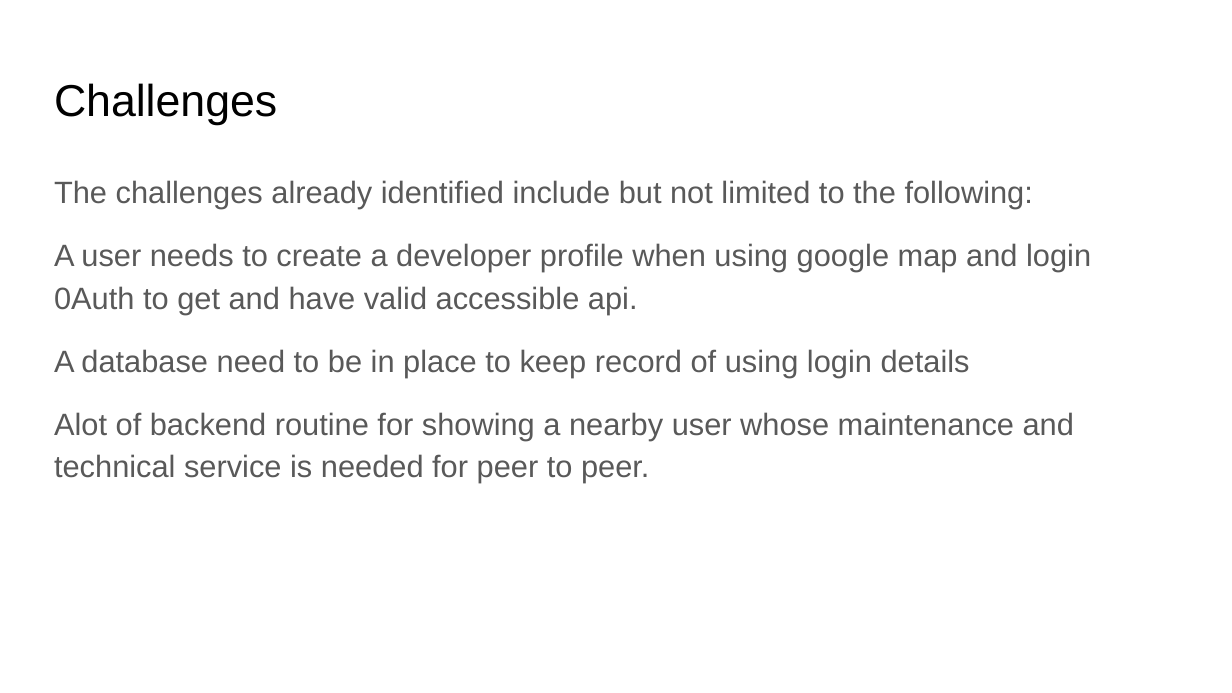
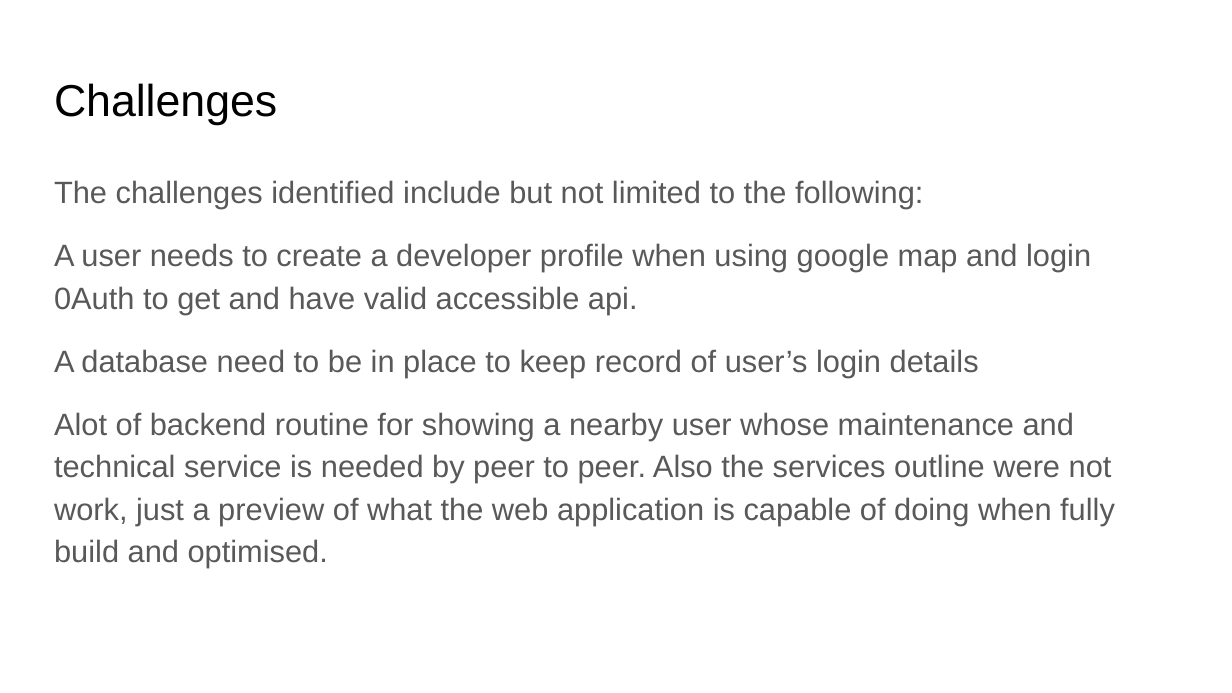
Before and after one commit to lanre2nite/aa-automobile_workshop, a slide deck: slide 6 of Presentation-Slide.pptx (slide 5 before the commit). Drawn at 1232x693 pixels with LibreOffice and Linux fonts; fonts in the diff are those of the drawing. Boxes give left, top, right and bottom in pixels: in the first picture for what was removed or moved away, otherwise in the second. Text is boxed around its words. In the diff, an @@ line names an element or a change of style, - is before the commit and + after.

```diff
--- a/Presentation-Slide.pptx
+++ b/Presentation-Slide.pptx
@@ text at (x1=54, y1=180, x2=923, y2=209): text changed @@
-The challenges already identified include but not limited to the following:
+The challenges identified include but not limited to the following:
@@ text at (x1=54, y1=349, x2=1115, y2=568): text changed @@
-A database need to be in place to keep record of using login details
-Alot of backend routine for showing a nearby user whose maintenance and technical service is needed for peer to peer.
+A database need to be in place to keep record of user’s login details
+Alot of backend routine for showing a nearby user whose maintenance and technical service is needed by peer to peer. Also the services outline were not work, just a preview of what the web application is capable of doing when fully build and optimised.
```
Also in this commit, not shown: 3 other slides changed, 2 slides added, 4 other files.
